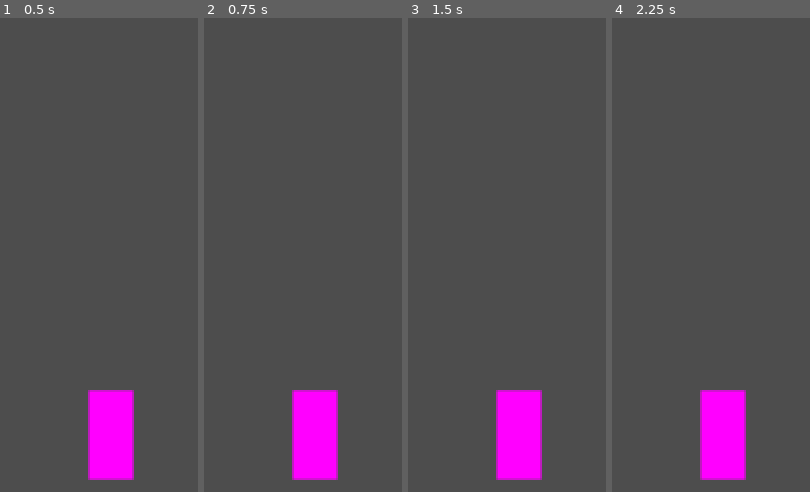
Above: before the commit, frames 1-4 (left to right).
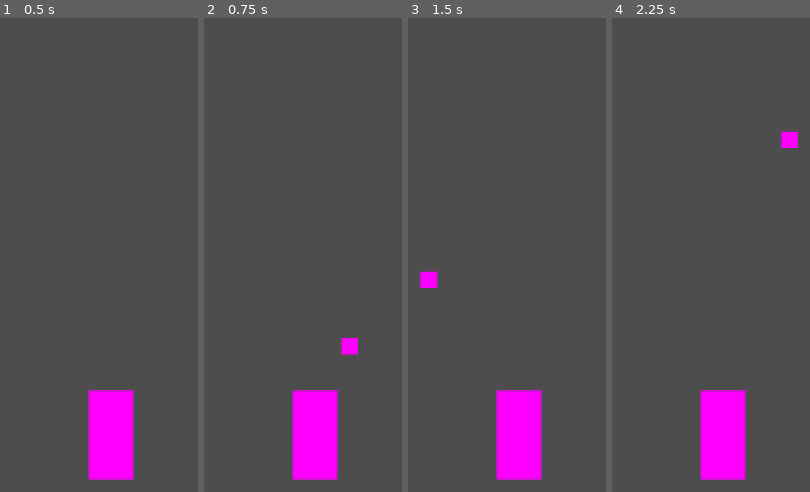
Above: after the commit, the same moments.

Repository: Christian-Lago/Transcendence-Skillbreaker
Game: Godot game, scene res://scenes/player.tscn
Two runs of this game, one before a commit and one after it. Both use one fixed random seed, a clock stepped at 60 frames per second and the inputs below.
Inputs (mouse positions are in pixels of both pictures, inside the frame that each line leads up to):
- Up to frame 1 (0.5 s): no input
- Up to frame 2 (0.75 s): tap Enter at 0.5 s; move the mouse to (outside the picture) at 0.52 s; hold D (Right) from 0.53 s (still down); click (outside the picture) at 0.6 s
- Up to frame 3 (1.5 s): keep holding D (Right); tap W (Up) at 0.77 s; tap Space at 1.25 s; move the mouse to (outside the picture) at 1.27 s; click (outside the picture) at 1.35 s
- Up to frame 4 (2.25 s): tap W (Up) at 1.52 s; tap Enter at 2 s; move the mouse to (outside the picture) at 2.02 s; release D (Right) at 2.03 s; hold A (Left) from 2.03 s (still down); click (outside the picture) at 2.1 s

Frame 1 is identical in both runs. In frame 2, 0.3% of the frame differs, in the area x 68-78%, y 67-72%; in frame 3, 0.3%; in frame 4, 0.3%.

Commit message:
feat: pressure shot charge and fire

Diff:
--- a/project.godot
+++ b/project.godot
@@ -38,3 +38,8 @@
 , Object(InputEventKey,"resource_local_to_scene":false,"resource_name":"","device":-1,"window_id":0,"alt_pressed":false,"shift_pressed":false,"ctrl_pressed":false,"meta_pressed":false,"pressed":false,"keycode":0,"physical_keycode":32,"key_label":0,"unicode":32,"echo":false,"script":null)
 ]
 }
+Attack={
+"deadzone": 0.5,
+"events": [Object(InputEventMouseButton,"resource_local_to_scene":false,"resource_name":"","device":-1,"window_id":0,"alt_pressed":false,"shift_pressed":false,"ctrl_pressed":false,"meta_pressed":false,"button_mask":1,"position":Vector2(879, 22),"global_position":Vector2(887, 102),"factor":1.0,"button_index":1,"canceled":false,"pressed":true,"double_click":false,"script":null)
+]
+}
--- /dev/null
+++ b/scenes/pressure_shot.tscn
@@ -0,0 +1,17 @@
+[gd_scene load_steps=4 format=3 uid="uid://doytxfes6qpur"]
+
+[ext_resource type="Script" path="res://scripts/pressure_shot.gd" id="1_nfusn"]
+
+[sub_resource type="CircleShape2D" id="CircleShape2D_xpug7"]
+
+[sub_resource type="PlaceholderTexture2D" id="PlaceholderTexture2D_7ryo6"]
+
+[node name="PressureShot" type="Area2D"]
+script = ExtResource("1_nfusn")
+
+[node name="CollisionShape2D" type="CollisionShape2D" parent="."]
+shape = SubResource("CircleShape2D_xpug7")
+
+[node name="Sprite2D" type="Sprite2D" parent="."]
+scale = Vector2(12, 12)
+texture = SubResource("PlaceholderTexture2D_7ryo6")
--- a/scripts/player.gd
+++ b/scripts/player.gd
@@ -1,8 +1,42 @@
 extends CharacterBody2D
 
+# Velocidad de movimiento
+# Movement speed
 const SPEED    = 300.0
+
+# Velocidad de salto
+# Jump velocity
 const JUMP_VEL = -600.0
+
+# Gravedad
+# Gravity
 const GRAVITY  = 1200.0
+
+# Daño mínimo y máximo del golpe
+# Min and max damage of the shot
+const DMG_MIN = 30.0
+const DMG_MAX = 150.0
+
+# Tiempo máximo de carga
+# Max charge time
+const CHARGE_TIME = 1.5
+
+# Distancia de falloff
+# Falloff distance
+const FALLOFF_START = 200.0
+const FALLOFF_END   = 600.0
+
+# Velocidad del proyectil
+# Projectile speed
+const PROJ_SPEED = 900.0
+
+# Temporizador de carga
+# Charge timer
+var charge_timer = 0.0
+
+# Si está cargando
+# If charging
+var is_charging = false
 
 func _physics_process(delta):
 	# Gravedad
@@ -20,4 +54,37 @@
 	var dir = Input.get_axis("Left", "Right")
 	velocity.x = dir * SPEED
 
+	# Carga del golpe
+	# Shot charge
+	if is_charging:
+		charge_timer = min(charge_timer + delta, CHARGE_TIME)
+
+	# Iniciar carga
+	# Start charge
+	if Input.is_action_just_pressed("Attack"):
+		is_charging = true
+		charge_timer = 0.0
+
+	# Disparar al soltar
+	# Fire on release
+	if Input.is_action_just_released("Attack"):
+		_fire_pressure_shot()
+		is_charging = false
+
 	move_and_slide()
+
+func _fire_pressure_shot():
+	# Calcular dirección hacia el ratón
+	# Calculate direction towards mouse
+	var direction = (get_global_mouse_position() - global_position).normalized()
+
+	# Calcular porcentaje de carga
+	# Calculate charge percentage
+	var charge_pct = charge_timer / CHARGE_TIME
+
+	# Instanciar el proyectil
+	# Instantiate the projectile
+	var proj = preload("res://scenes/pressure_shot.tscn").instantiate()
+	proj.global_position = global_position
+	proj.setup(direction, charge_pct, PROJ_SPEED, DMG_MIN, DMG_MAX, FALLOFF_START, FALLOFF_END)
+	get_parent().add_child(proj)
--- /dev/null
+++ b/scripts/pressure_shot.gd
@@ -0,0 +1,64 @@
+extends Area2D
+
+# Dirección del proyectil
+# Projectile direction
+var direction: Vector2
+
+# Velocidad
+# Speed
+var speed: float
+
+# Daño mínimo y máximo
+# Min and max damage
+var dmg_min: float
+var dmg_max: float
+
+# Distancia de falloff
+# Falloff distance
+var falloff_start: float
+var falloff_end: float
+
+# Porcentaje de carga
+# Charge percentage
+var charge_pct: float
+
+# Posición de origen
+# Origin position
+var origin: Vector2
+
+func setup(dir, charge, spd, d_min, d_max, f_start, f_end):
+	# Guardamos todos los parámetros
+	# Save all parameters
+	direction     = dir
+	charge_pct    = charge
+	speed         = spd
+	dmg_min       = d_min
+	dmg_max       = d_max
+	falloff_start = f_start
+	falloff_end   = f_end
+	origin        = global_position
+
+func _physics_process(delta):
+	# Mover el proyectil
+	# Move the projectile
+	position += direction * speed * delta
+
+	# Destruir si supera el rango máximo
+	# Destroy if out of range
+	if global_position.distance_to(origin) > falloff_end:
+		queue_free()
+
+func _calc_damage(dist: float) -> float:
+	# Calcular daño según carga y distancia
+	# Calculate damage by charge and distance
+	var base = lerp(dmg_min, dmg_max, charge_pct)
+	if dist <= falloff_start:
+		return base
+	var t = clamp((dist - falloff_start) / (falloff_end - falloff_start), 0.0, 1.0)
+	var final_damage = lerp(base, base * 0.2, t)
+
+	# Mostrar daño en consola para verificar
+	# Show damage in console to verify
+	print("Daño / Damage: ", final_damage)
+
+	return final_damage
